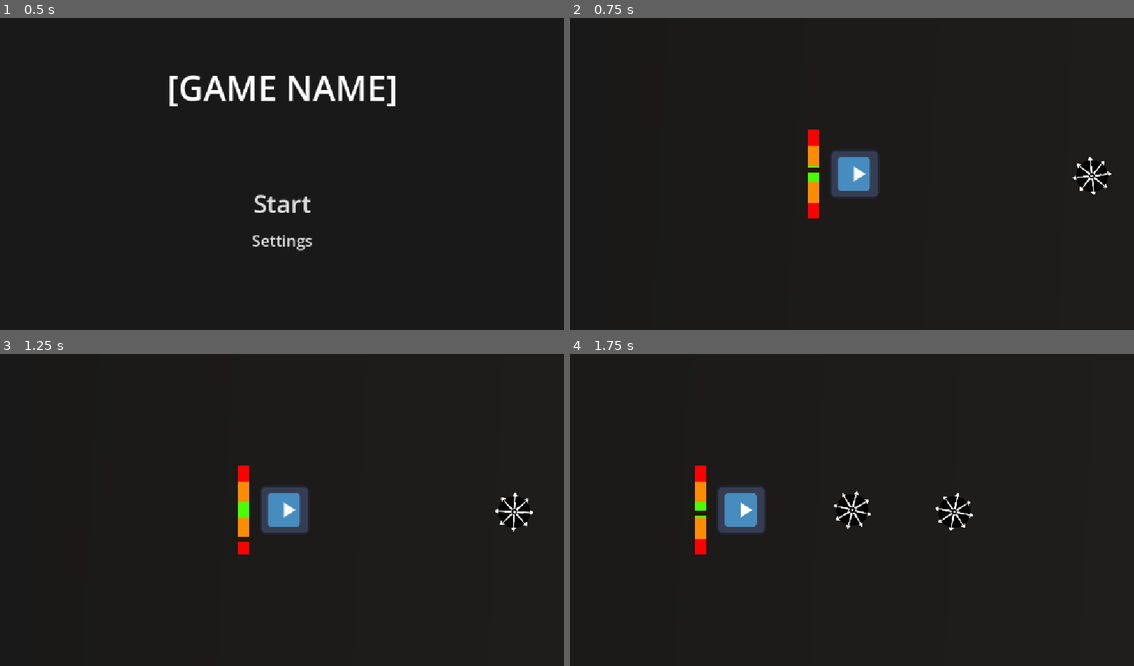
Above: before the commit, frames 1-4 (two rows, left to right).
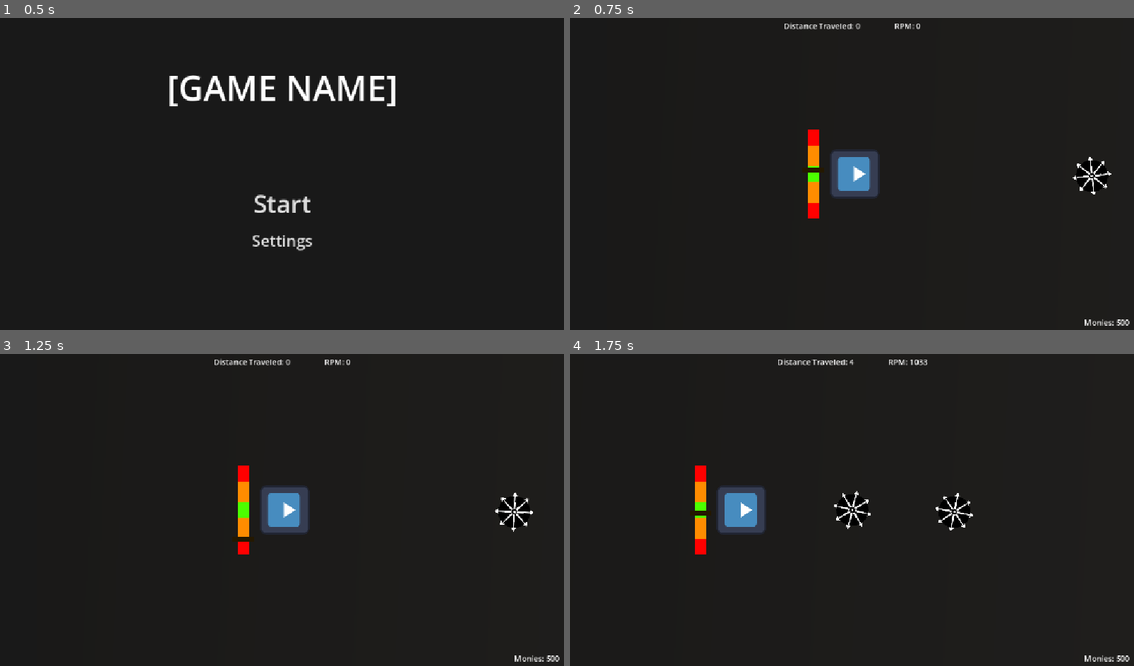
Above: after the commit, the same moments.

Repository: ryder-james/AVerySeriousGameJam
Game: Godot game, scene res://ui/main_menu.tscn
Same seed, same stepped clock (60 frames per second), same inputs: the game is played once before the commit and once after it. The engine's default icon, where the game draws it, is replaced by a stand-in: a white triangle on a blue panel in a dark square.
Inputs:
- Up to frame 1 (0.5 s): no input
- Up to frame 2 (0.75 s): click "Start" at 0.5 s
- Up to frame 3 (1.25 s): no input
- Up to frame 4 (1.75 s): tap Space (launch) at 1.35 s

Frame 1 is identical in both runs. In frame 2, 0.3% of the frame differs, in the area x 38-100%, y 1-99%; in frame 3, 0.3%; in frame 4, 0.4%, in the area x 36-100%, y 1-99%.
Error before the commit: Invalid access to property or key 'player_distance' on a base object of type 'Node (game.gd)'. (res://beyblade/beyblade.gd:28)

Commit message:
adds ui overlay

Diff:
--- a/game.gd
+++ b/game.gd
@@ -1,10 +1,13 @@
 extends Node
-
+var monies : int = 500
+var player_distance : int = 0
+var rpm : int = 0
 
 signal launch(power: float, angle: float)
 
 
 func reset_game() -> void:
+	player_distance = 0
 	get_tree().reload_current_scene()
 
 func enter_shop():
--- a/map.tscn
+++ b/map.tscn
@@ -4,6 +4,7 @@
 [ext_resource type="PackedScene" uid="uid://dhgk3hubrdxdw" path="res://beyblade/launcher.tscn" id="2_p5pve"]
 [ext_resource type="PackedScene" uid="uid://dc5slvb8uo1vp" path="res://enemy.tscn" id="4_p5pve"]
 [ext_resource type="PackedScene" uid="uid://cb1spbobf24cr" path="res://ui/end_run_menu.tscn" id="5_urblq"]
+[ext_resource type="PackedScene" uid="uid://by4wumt7yrhdh" path="res://ui/overlay_ui.tscn" id="6_iw27f"]
 [ext_resource type="Texture2D" uid="uid://cjwdr17fkjfje" path="res://bg.png" id="7_71pa8"]
 
 [sub_resource type="PhysicsMaterial" id="PhysicsMaterial_71pa8"]
@@ -60,3 +61,7 @@
 [node name="EndRunMenu" parent="CanvasLayer" unique_id=843066510 instance=ExtResource("5_urblq")]
 unique_name_in_owner = true
 visible = false
+
+[node name="CanvasLayer2" type="CanvasLayer" parent="." unique_id=514601383]
+
+[node name="Overlay_Ui" parent="CanvasLayer2" unique_id=1788766066 instance=ExtResource("6_iw27f")]
--- /dev/null
+++ b/ui/overlay_ui.gd
@@ -0,0 +1,9 @@
+extends Control
+
+func _process(delta):
+	var distance_text := "Distance Traveled: " + str(Game.player_distance)
+	%Distance_Meter.text = distance_text
+	var rpm_text := "RPM: " + str(Game.rpm)
+	%RPM_Meter.text = rpm_text
+	var monies_text := "Monies: " + str(Game.monies)
+	%Monies.text = monies_text
--- /dev/null
+++ b/ui/overlay_ui.tscn
@@ -0,0 +1,60 @@
+[gd_scene format=3 uid="uid://by4wumt7yrhdh"]
+
+[ext_resource type="Script" uid="uid://15fhxexaijtj" path="res://ui/overlay_ui.gd" id="1_ygi30"]
+
+[node name="Overlay_Ui" type="Control" unique_id=1788766066]
+layout_mode = 3
+anchors_preset = 15
+anchor_right = 1.0
+anchor_bottom = 1.0
+grow_horizontal = 2
+grow_vertical = 2
+script = ExtResource("1_ygi30")
+
+[node name="MarginContainer" type="MarginContainer" parent="." unique_id=1689893684]
+layout_mode = 1
+anchors_preset = 15
+anchor_right = 1.0
+anchor_bottom = 1.0
+grow_horizontal = 2
+grow_vertical = 2
+theme_override_constants/margin_left = 10
+theme_override_constants/margin_top = 10
+theme_override_constants/margin_right = 10
+theme_override_constants/margin_bottom = 10
+
+[node name="VBoxContainer" type="VBoxContainer" parent="MarginContainer" unique_id=168574852]
+layout_mode = 2
+
+[node name="Header" type="HBoxContainer" parent="MarginContainer/VBoxContainer" unique_id=1270959392]
+layout_mode = 2
+size_flags_vertical = 0
+theme_override_constants/separation = 70
+alignment = 1
+
+[node name="Distance_Meter" type="RichTextLabel" parent="MarginContainer/VBoxContainer/Header" unique_id=111220062]
+unique_name_in_owner = true
+clip_contents = false
+layout_mode = 2
+text = "Distance Traveled: "
+fit_content = true
+autowrap_mode = 0
+
+[node name="RPM_Meter" type="RichTextLabel" parent="MarginContainer/VBoxContainer/Header" unique_id=1786347687]
+unique_name_in_owner = true
+layout_mode = 2
+text = "RPM:"
+fit_content = true
+autowrap_mode = 0
+
+[node name="Footer" type="HBoxContainer" parent="MarginContainer/VBoxContainer" unique_id=794671488]
+layout_mode = 2
+size_flags_horizontal = 8
+size_flags_vertical = 10
+
+[node name="Monies" type="RichTextLabel" parent="MarginContainer/VBoxContainer/Footer" unique_id=1938184794]
+unique_name_in_owner = true
+layout_mode = 2
+text = "Monies: 500"
+fit_content = true
+autowrap_mode = 0
Not shown, added: ui/overlay_ui.gd.uid
